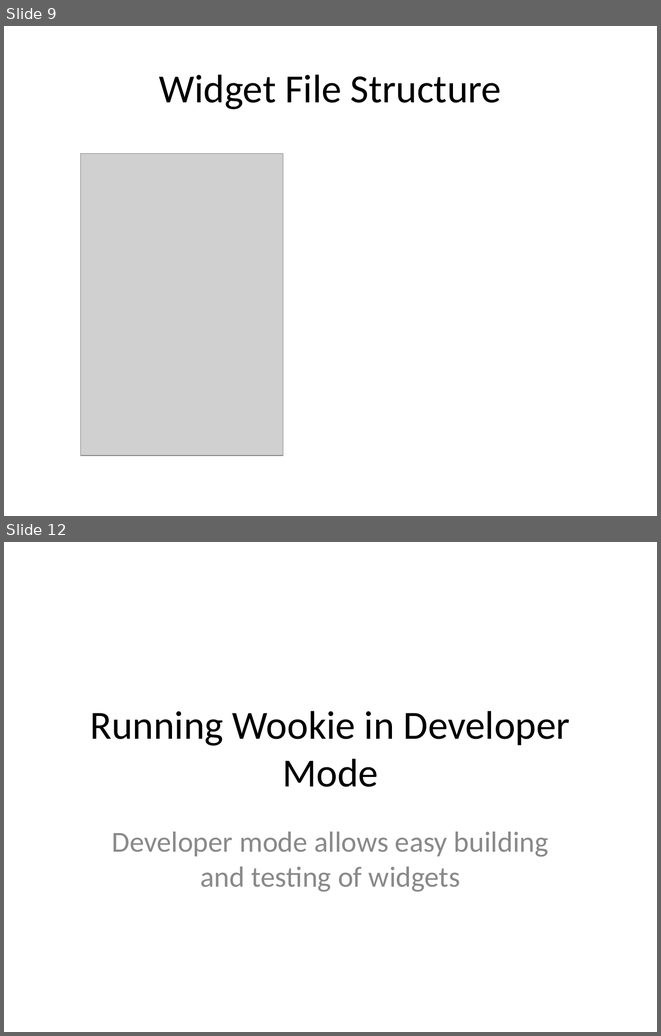
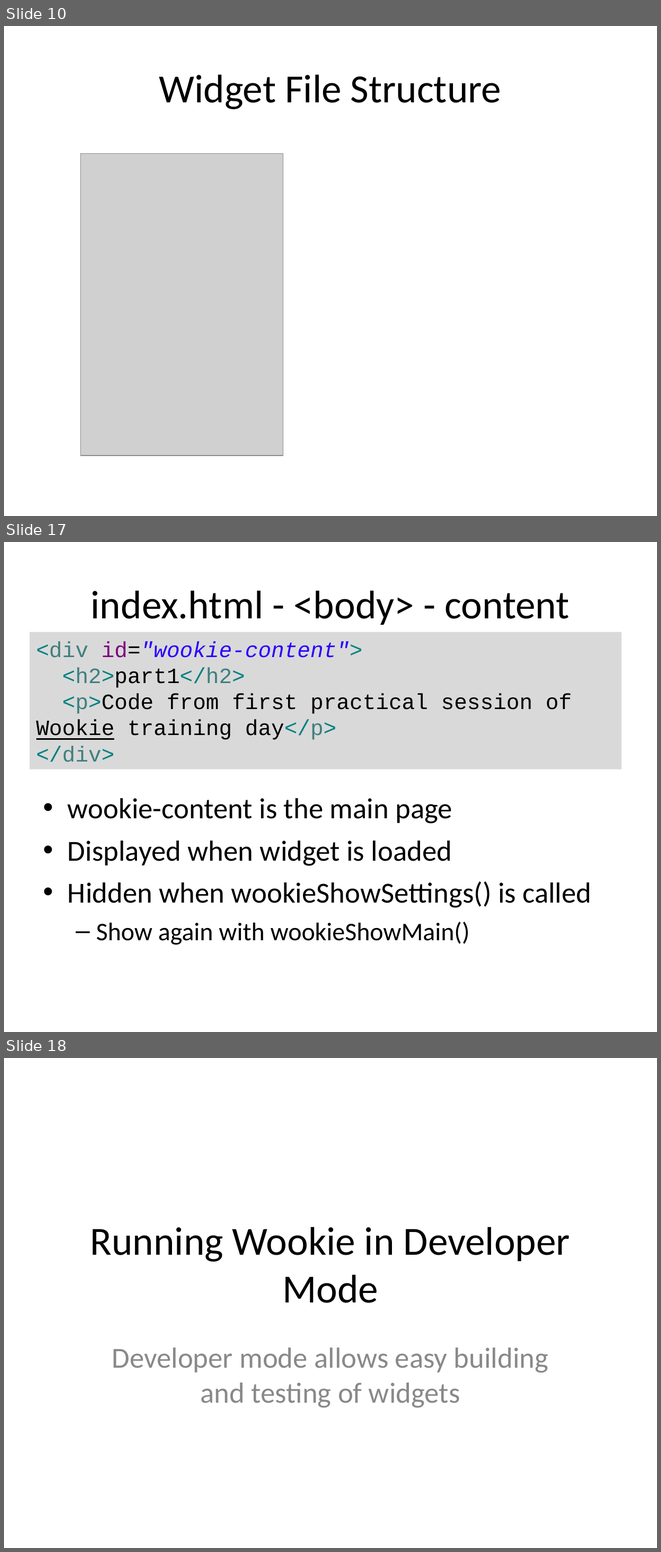
Before and after one commit to ibrahimabdelkhaleq/wooki, a slide deck: tutorials/firstWidget.odp. Shown one above the other, each under a label of ours: slides 9 and 12 before the commit, slides 10, 17 and 18 after it; the slides between them are not shown. The pictures are 661x1036 and 661x1552 pixels, drawn with LibreOffice and Linux fonts; fonts in the diff are those of the drawing; grey boxes stand for pictures. Boxes give left, top, right and bottom in pixels: in the first picture for what was removed or moved away, otherwise in the second. Text is boxed around its words. In the diff, an @@ line names an element or a change of style, - is before the commit and + after.

Commit message:
update to represent the current widget template system

```diff
--- a/tutorials/firstWidget.odp
+++ b/tutorials/firstWidget.odp
@@ slide 17 added at (4,542,657,1032), background #FFFFFF @@
@@ title added at (91,590,570,625), 44 pt, text #000000 @@
+index.html - <body> - content
@@ rectangle added at (29,632,621,769), fill #D9D9D9, 24 pt, text #000000 @@
+<div id="wookie-content">
+<h2>part1</h2>
+<p>Code from first practical session of Wookie training day</p>
+</div>
@@ text added at (68,798,591,945), 32 pt, text #000000 @@
+• wookie-content is the main page
+• Displayed when widget is loaded
+• Hidden when wookieShowSettings() is called
+  – Show again with wookieShowMain()
@@ what was slide 9 is now slide 10 @@
@@ what was slide 12 is now slide 18 @@
```
Also in this commit, not shown: 4 slides changed, 8 other slides added, 3 slides removed.
